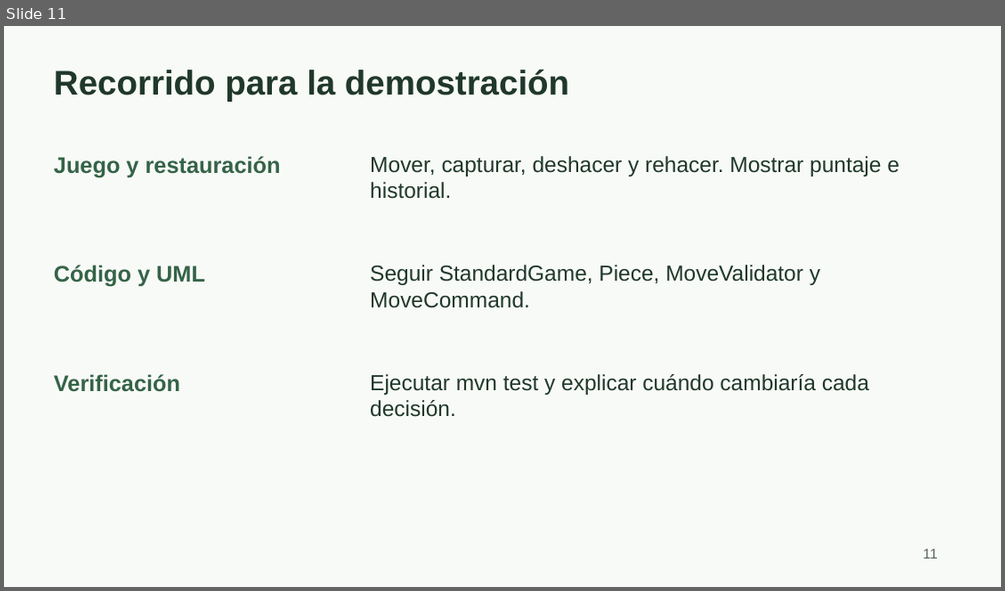
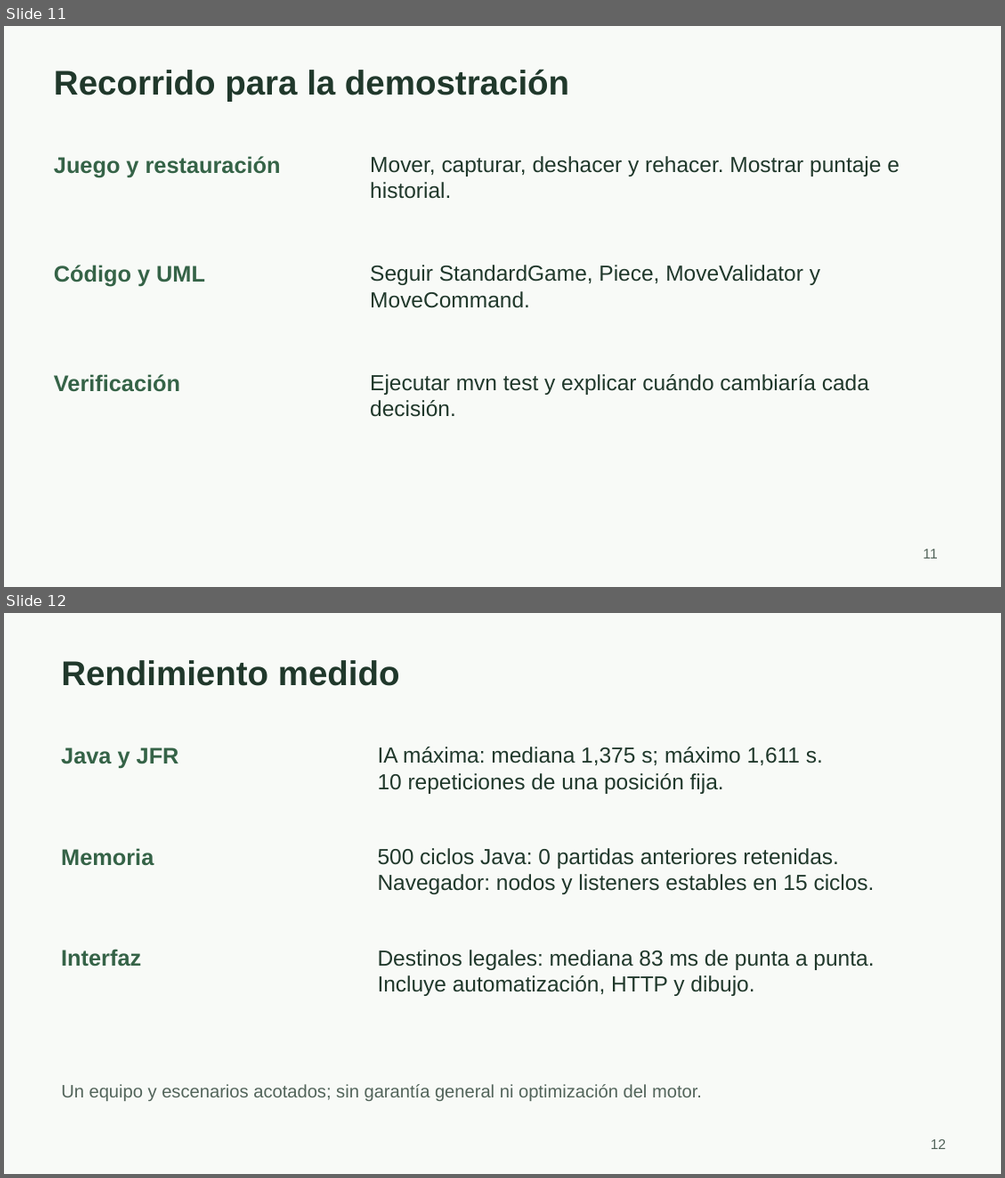
Before and after one commit to juligali/Ajedrez-TPO, a slide deck: docs/BLOCKMATE-final.pptx. Shown one above the other, each under a label of ours: slide 11 before the commit, slides 11 and 12 after it. The pictures are 1005x591 and 1005x1178 pixels, drawn with LibreOffice and Linux fonts; fonts in the diff are those of the drawing. Boxes give left, top, right and bottom in pixels: in the first picture for what was removed or moved away, otherwise in the second. Text is boxed around its words. In the diff, an @@ line names an element or a change of style, - is before the commit and + after.

Commit message:
Completar etapas 5 y 6: rendimiento medido, integridad y documentación actualizada

```diff
--- a/docs/BLOCKMATE-final.pptx
+++ b/docs/BLOCKMATE-final.pptx
@@ slide 12 added at (4,613,1001,1174), background #F8FAF7 @@
@@ text added at (61,660,400,686), 33 pt, text #20382B, bold @@
+Rendimiento medido
@@ text added at (61,747,179,769), 21.8 pt, text #356347, bold @@
+Java y JFR
@@ text added at (378,747,823,794), 21 pt, text #20382B @@
+IA máxima: mediana 1,375 s; máximo 1,611 s.
+10 repeticiones de una posición fija.
@@ text added at (61,848,154,866), 21.8 pt, text #356347, bold @@
+Memoria
@@ text added at (378,848,874,894), 21 pt, text #20382B @@
+500 ciclos Java: 0 partidas anteriores retenidas.
+Navegador: nodos y listeners estables en 15 ciclos.
@@ text added at (61,949,141,966), 21.8 pt, text #356347, bold @@
+Interfaz
@@ text added at (378,949,874,996), 21 pt, text #20382B @@
+Destinos legales: mediana 83 ms de punta a punta.
+Incluye automatización, HTTP y dibujo.
@@ text added at (61,1084,702,1101), 17.2 pt, text #52645A @@
+Un equipo y escenarios acotados; sin garantía general ni optimización del motor.
@@ text added at (930,1139,946,1149), 13.5 pt, text #52645A @@
+12
```
Also in this commit, not shown: 3 slides changed, 1 other slide added, 31 other files.
